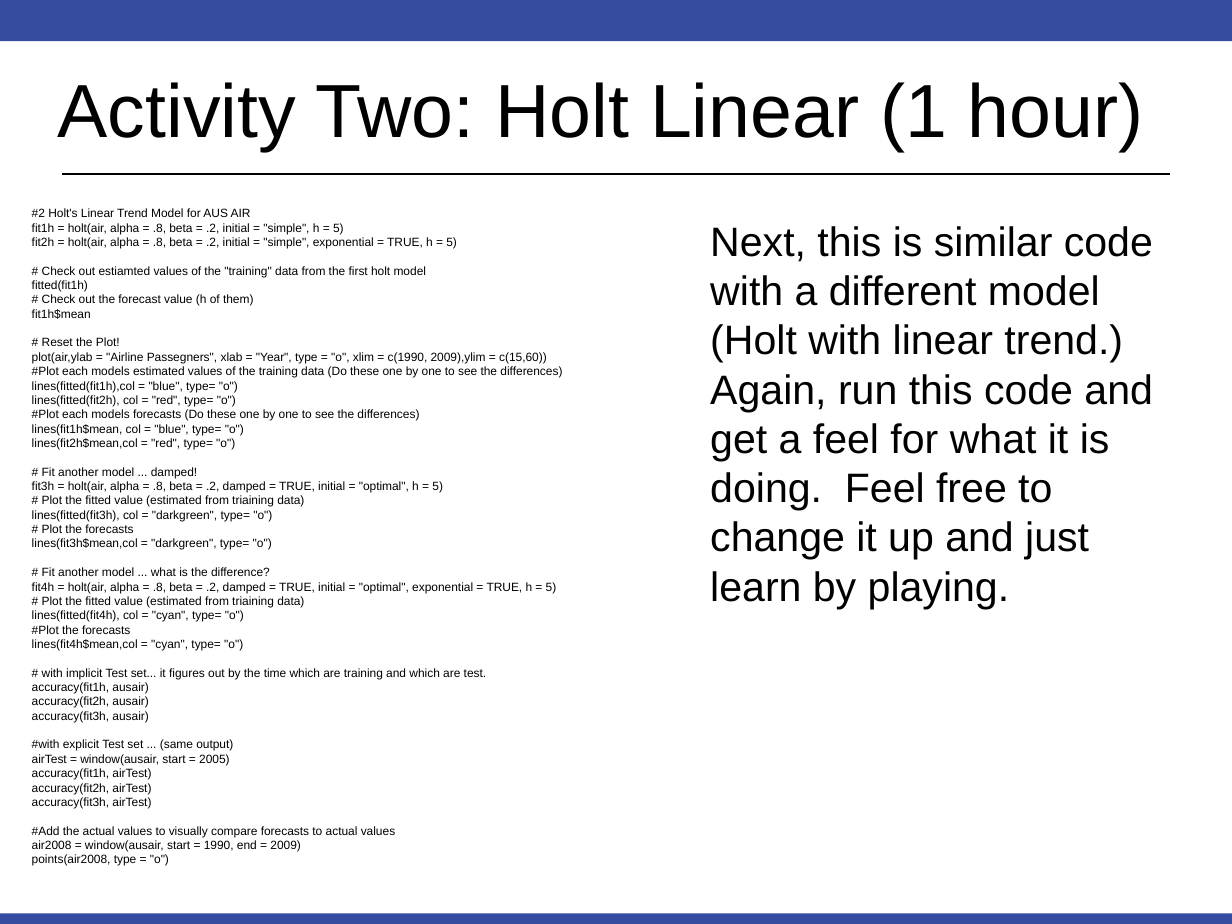
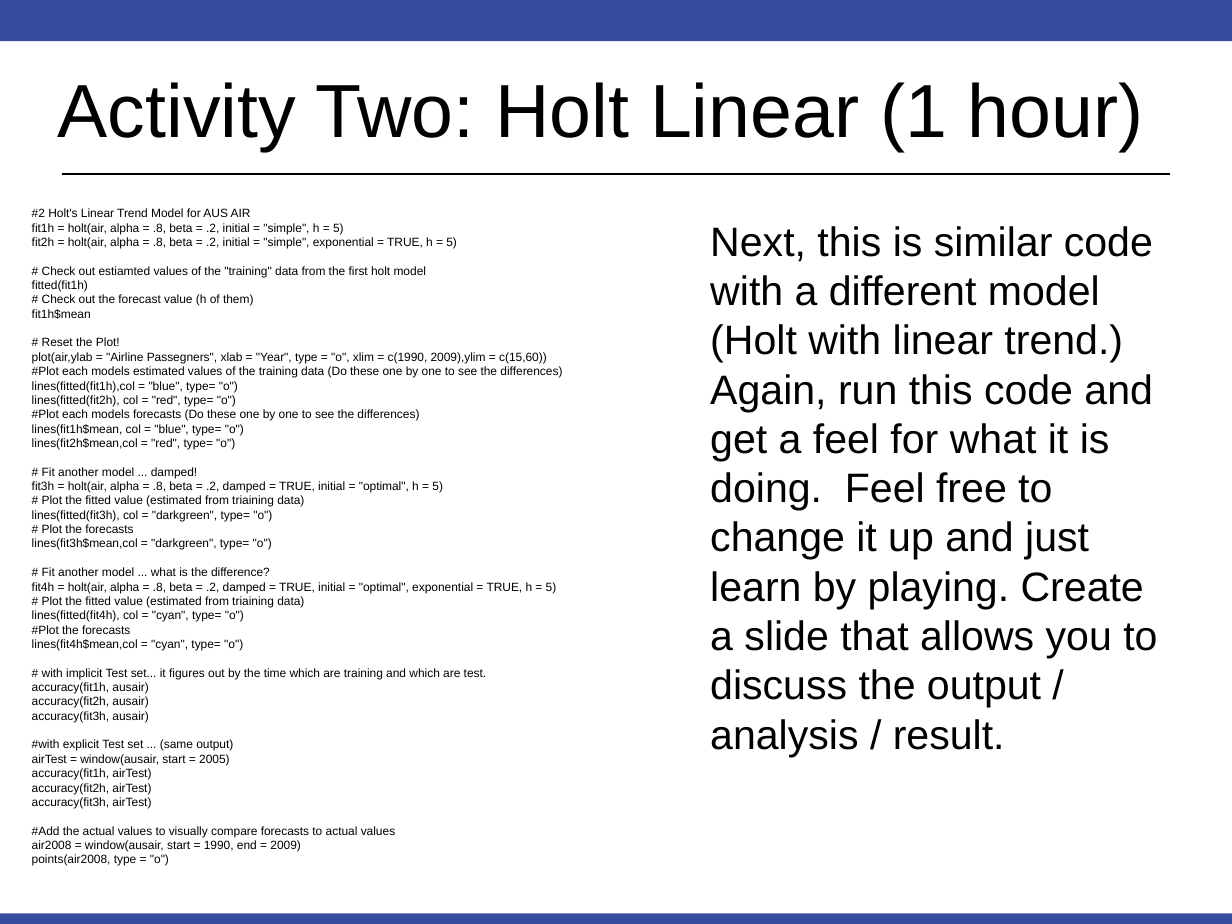
Before and after one commit to BivinSadler/MSDS_6306_Doing-Data-Science, a slide deck: slide 3 of Unit 11/Unit 11 For Live Session.pptx. Drawn at 1232x924 pixels with LibreOffice and Linux fonts; fonts in the diff are those of the drawing. Boxes give left, top, right and bottom in pixels: in the first picture for what was removed or moved away, otherwise in the second. Text is boxed around its words. In the diff, an @@ line names an element or a change of style, - is before the commit and + after.

```diff
--- a/Unit 11/Unit 11 For Live Session.pptx
+++ b/Unit 11/Unit 11 For Live Session.pptx
@@ text at <box>710,226,1157,757</box>: text changed @@
-Next, this is similar code with a different model (Holt with linear trend.) Again, run this code and get a feel for what it is doing. Feel free to change it up and just learn by playing.
+Next, this is similar code with a different model (Holt with linear trend.) Again, run this code and get a feel for what it is doing. Feel free to change it up and just learn by playing. Create a slide that allows you to discuss the output / analysis / result.
```
Also in this commit, not shown: 4 other slides changed.
